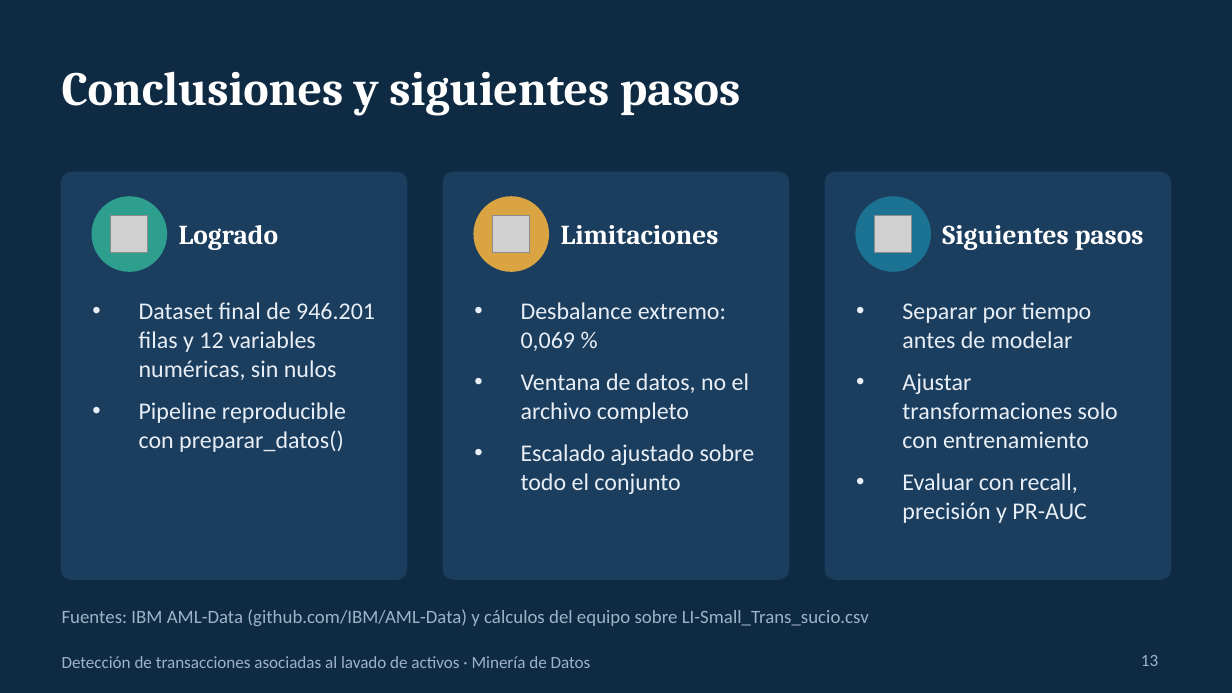
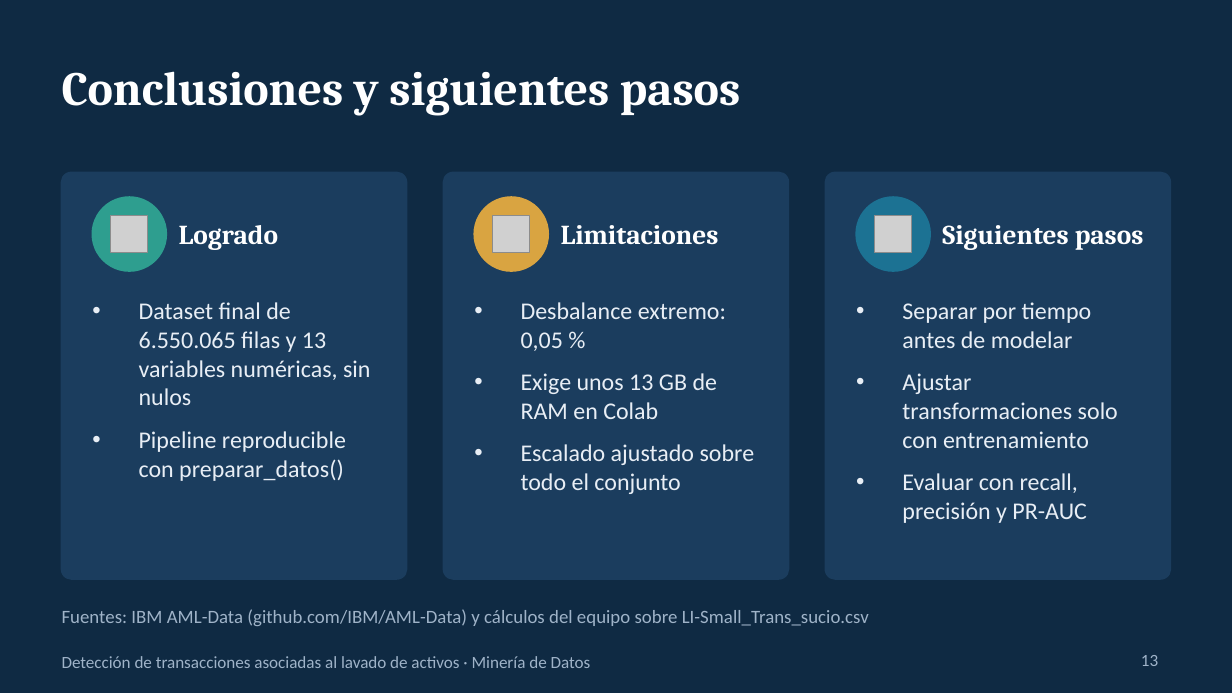
Before and after one commit to glender222/DataMining, a slide deck: slide 13 of informes/Presentacion_proyecto_v3.pptx. Drawn at 1232x693 pixels with LibreOffice and Linux fonts; fonts in the diff are those of the drawing; grey boxes stand for pictures. Boxes give left, top, right and bottom in pixels: in the first picture for what was removed or moved away, otherwise in the second. Text is boxed around its words. In the diff, an @@ line names an element or a change of style, - is before the commit and + after.

```diff
--- a/informes/Presentacion_proyecto_v3.pptx
+++ b/informes/Presentacion_proyecto_v3.pptx
@@ text at [139,302,370,405]: text changed @@
-• Dataset final de 946.201 filas y 12 variables numéricas, sin nulos
+• Dataset final de 6.550.065 filas y 13 variables numéricas, sin nulos
@@ text at [521,302,726,419]: text changed @@
-• Desbalance extremo: 0,069 %
-• Ventana de datos, no el archivo completo
+• Desbalance extremo: 0,05 %
+• Exige unos 13 GB de RAM en Colab
```
Also in this commit, not shown: 9 other slides changed, 1 other file.
